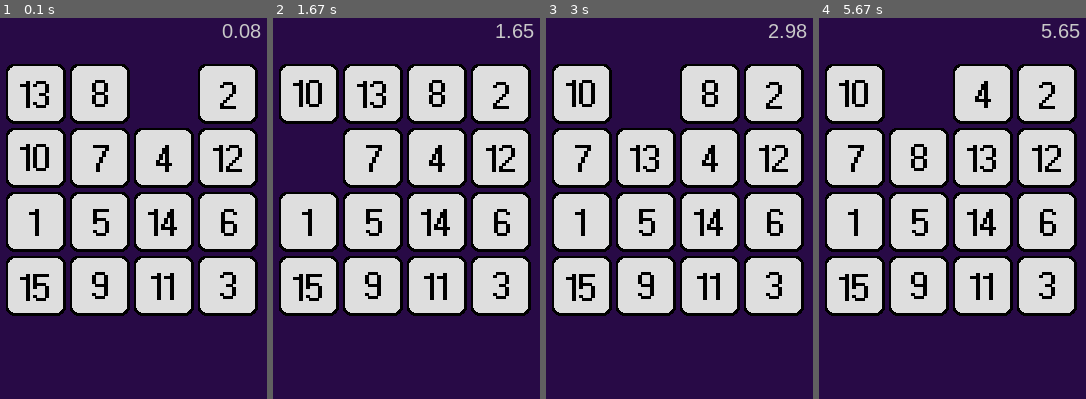
Above: before the commit, frames 1-4 (left to right).
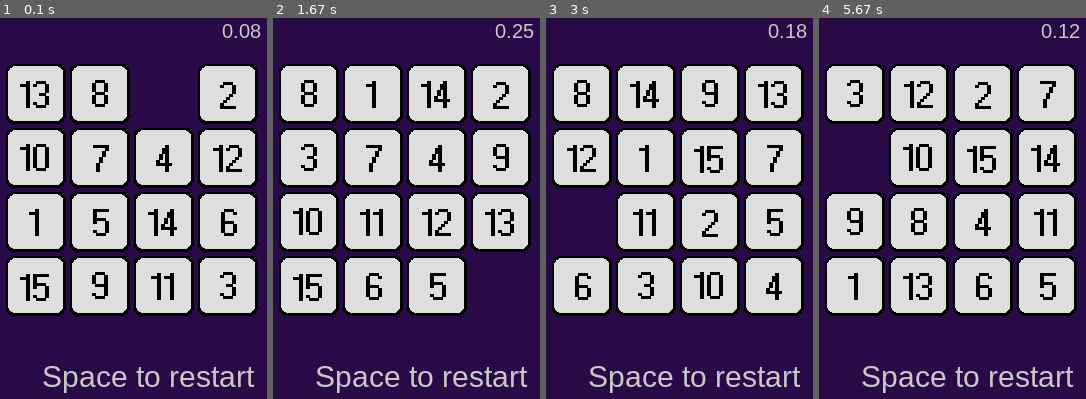
Above: after the commit, the same moments.

Repository: seongjaee/15-puzzle-with-python
Game: pygame game, started from 15_puzzle_pygame.py
Two runs of this game, one before a commit and one after it. Both use one fixed random seed, a clock stepped at 60 frames per second and the inputs below.
Inputs:
- Up to frame 1 (0.1 s): no input
- Up to frame 2 (1.67 s): hold Space 0.33-0.8 s; hold Right 0.33-0.8 s; hold Right 0.83-1.3 s; tap Space at 0.9, 1.2, 1.4 s; hold Up 1.33-1.63 s
- Up to frame 3 (3 s): hold Right 1.67-2.13 s; tap Space at 1.73, 2.03, 2.23, 2.53, 2.8 s; hold Left 2.17-2.7 s; hold Down from 2.73 s (still down)
- Up to frame 4 (5.67 s): release Down at 3.03 s; hold Left 3.07-3.47 s; tap Space at 3.13, 3.43, 3.57, 3.97, 4.27, 4.63, 5.03, 5.33, 5.53 s; hold Up 3.5-3.87 s; hold Right 3.9-4.53 s; hold Down 4.57-4.93 s; hold Left 4.97-5.43 s; hold Right from 5.47 s (still down)

The runs differ from the first frame. In frame 1, 1.6% of the frame differs, in the area x 16-96%, y 91-99%; in frame 2, 12%; in frame 3, 13%, in the area x 2-96%, y 1-99%; in frame 4, 13%.

Commit message:
Update 15_puzzle_pygame.py

Diff:
--- a/15_puzzle_pygame.py
+++ b/15_puzzle_pygame.py
@@ -7,7 +7,7 @@
         random.shuffle(temp)
         self.board = [temp[:4], temp[4:8], temp[8:12], temp[12:16]]
 
-    # Shuffle the board
+    # Check whether puzzle is solvable or not
     def check_solvable(self):
         flattened = [num for row in self.board for num in row]
         cnt = 0
@@ -15,13 +15,19 @@
             if num != 16:
                 cnt += sum([num>x for x in flattened[idx+1:]])
             else:
-                cnt += (idx+1)//4+1
+                cnt += idx//4+1
 
         if cnt%2 != 0:
             idx_14 = where_num(self.board, 14)
             idx_15 = where_num(self.board, 15)
             self.board[idx_14[0]][idx_14[1]] = 15
             self.board[idx_15[0]][idx_15[1]] = 14
+
+    def shuffle(self):
+        flattened = [num for row in self.board for num in row]
+        random.shuffle(flattened)
+        self.board = [flattened[:4], flattened[4:8], flattened[8:12], flattened[12:16]]
+        self.check_solvable()
 
     # Move the block
     def move(self, direction):
@@ -134,12 +140,10 @@
             elif event.key == pygame.K_LEFT:
                 brd.move(2)
 
-            #elif event.key == pygame.K_SPACE:
-            #    game_restart()
-
-            if brd.is_clear():
-                print('Clear!')
-                playing = False
+            # Restart the game
+            elif event.key == pygame.K_SPACE:
+                start_ticks = pygame.time.get_ticks()
+                brd.shuffle()
 
     # Draw background
     screen.fill((40,10,70))
@@ -150,8 +154,19 @@
 
     timer = timer_font.render(f'{(pygame.time.get_ticks() - start_ticks)/1000:.2f}', True, (200,200,200))
     screen.blit(timer, (240, 15))
-    # screen.blit(text, (60, 355))
+    screen.blit(text, (60, 355))
     pygame.display.update()
     pygame.display.flip()
 
-time.sleep(1)
+    if brd.is_clear():
+        # Stop game and wait for event
+        while True:
+            event = pygame.event.wait()
+            if event.type == pygame.QUIT:        # Quit
+                playing = False
+                break
+            elif event.type == pygame.KEYDOWN:   # Space bar -> Restart
+                if event.key == pygame.K_SPACE:
+                    start_ticks = pygame.time.get_ticks()
+                    brd.shuffle()
+                    break
